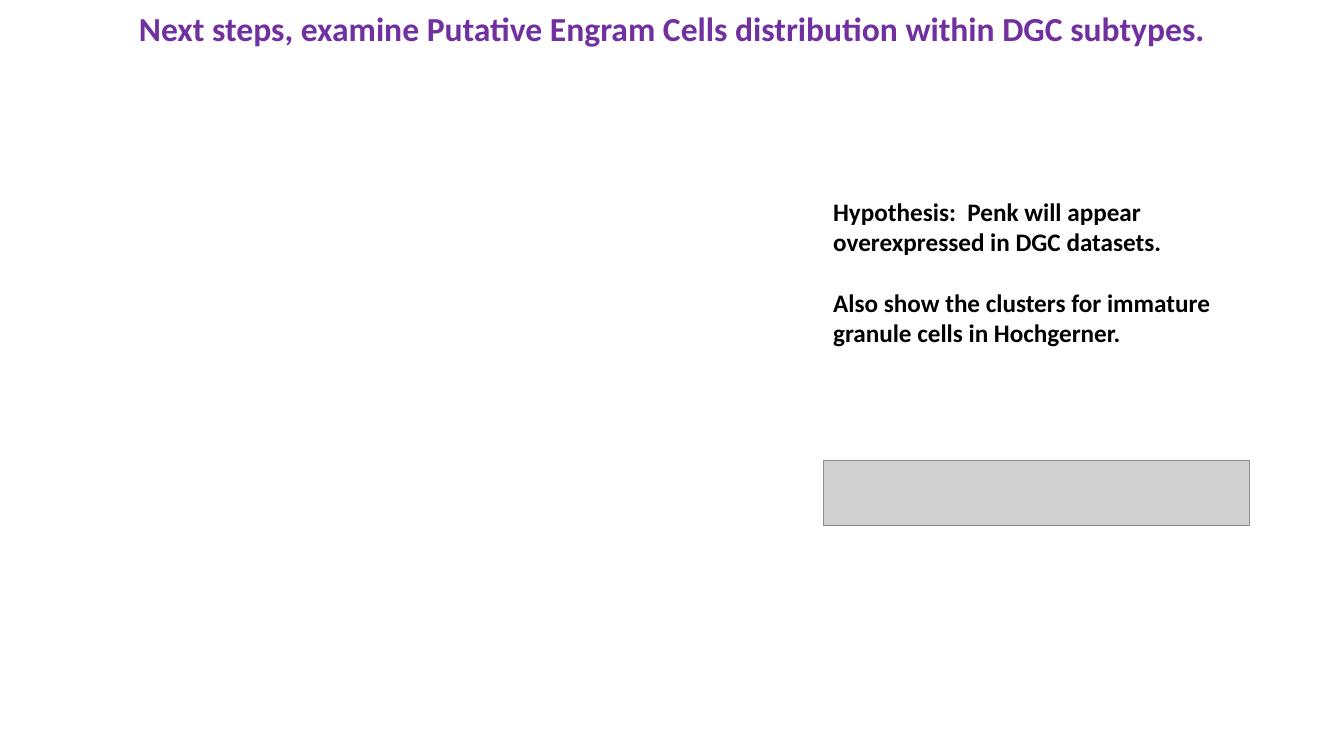
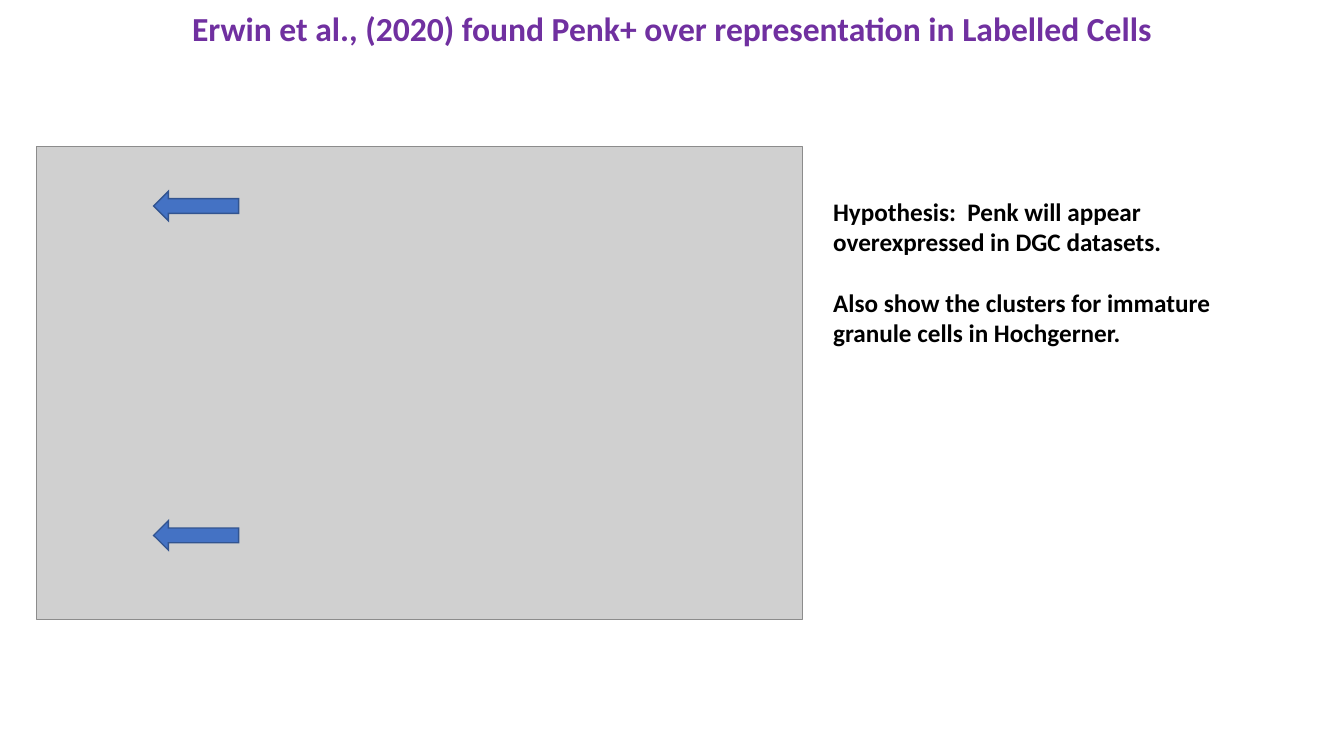
Before and after one commit to AngCamp/PavLabEngrams, a slide deck: slide 29 of ThesisMeetingPresentation.pptx (slide 19 before the commit). Drawn at 1344x756 pixels with LibreOffice and Linux fonts; fonts in the diff are those of the drawing; grey boxes stand for pictures. Boxes give left, top, right and bottom in pixels: in the first picture for what was removed or moved away, otherwise in the second. Text is boxed around its words. In the diff, an @@ line names an element or a change of style, - is before the commit and + after.

Commit message:
noticed penk increassed in re-exposure group

```diff
--- a/ThesisMeetingPresentation.pptx
+++ b/ThesisMeetingPresentation.pptx
@@ text at bbox=[192, 16, 1152, 47]: text changed @@
-Next steps, examine Putative Engram Cells distribution within DGC subtypes.
+Erwin et al., (2020) found Penk+ over representation in Labelled Cells
@@ picture added at bbox=[36, 147, 803, 620] @@
@@ right arrow added at bbox=[153, 192, 238, 221], fill #4472C4, outline #325491 1 pt @@
@@ picture removed at bbox=[824, 461, 1250, 526] @@
@@ right arrow added at bbox=[153, 521, 238, 551], fill #4472C4, outline #325491 1 pt @@
```
Also in this commit, not shown: 8 other slides changed, 24 slides added, 4 slides removed, 7 other files.
